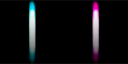
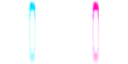
Layers edited between the first and the second 128 × 64 image:
hid "レイヤー 2" over 0, 0, 128, 64
